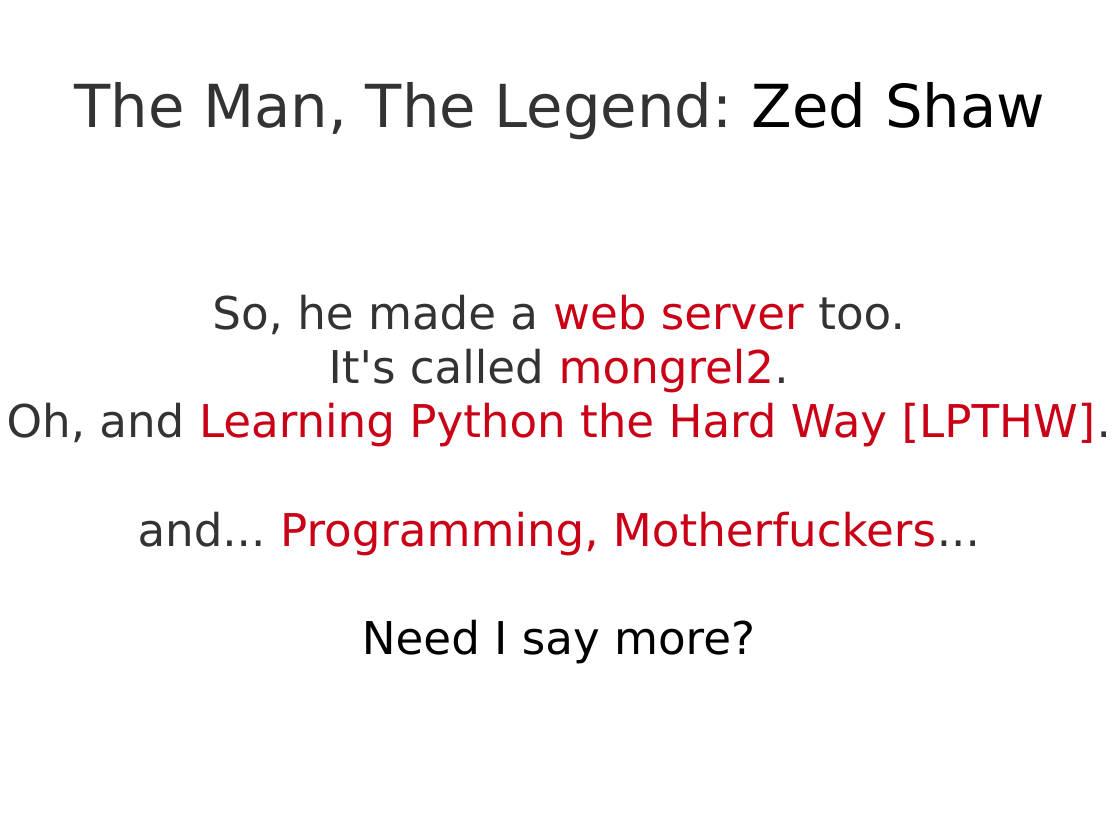
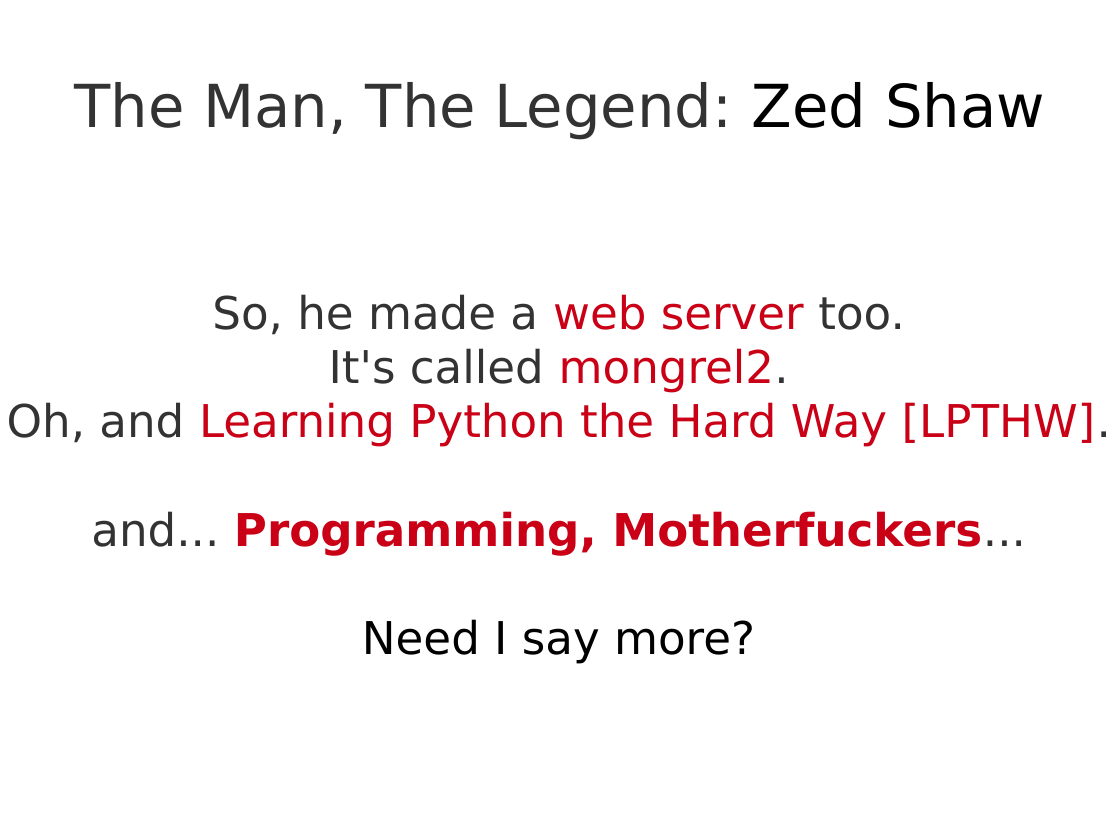
Before and after one commit to theonewolf/15-441-Recitation-Sessions, a slide deck: slide 2 of recitation4/src/recitation4.odp. Drawn at 1120x840 pixels with LibreOffice and Linux fonts; fonts in the diff are those of the drawing. Boxes give left, top, right and bottom in pixels: in the first picture for what was removed or moved away, otherwise in the second. Text is boxed around its words. In the diff, an @@ line names an element or a change of style, - is before the commit and + after.

```diff
--- a/recitation4/src/recitation4.odp
+++ b/recitation4/src/recitation4.odp
@@ subtitle at [91,511,1026,556]: bold on in "Programming, Motherfuckers..." @@
```
Also in this commit, not shown: 12 other slides changed, 30 slides added, 10 slides removed, 4 other files.
